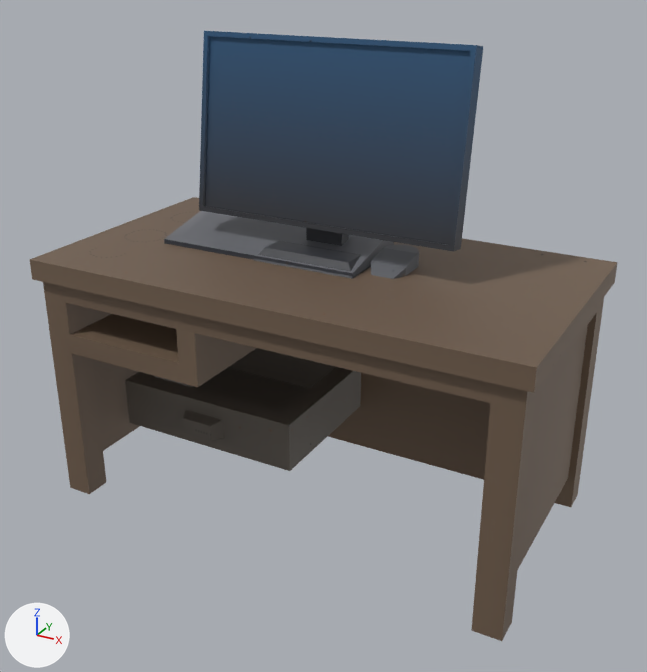
The glTF model unity/Assets/Art/BlenderBaked/prop-desk/mesh_prop-desk.glb, before and after one commit.
Both versions are drawn from a camera (50 mm lens) standing at (1.459, -1.352, 1.237) and looking at (0.577, 0.252, 0.435). The lights are fixed; the arrows at lower left show +X, +Y and +Z. The first picture is the older version. Vertices at exactly the same position are counted once.

Script lines for the objects in view, before the commit:
```python
me_mesh_desk = bpy.data.meshes.new('Mesh desk')
me_mesh_desk.from_pydata(...)  # 191 vertices, 362 faces; spans x -0.016..1.124, y -0.016..0.59, z 0.0..1.062
me_mesh_desk.materials.append(mat_m_prop_desk)
ob_mesh_prop_desk = bpy.data.objects.new('mesh_prop-desk', me_mesh_desk)
ob_mesh_prop_desk.location = (0.0, 0.0, 0.0)
```
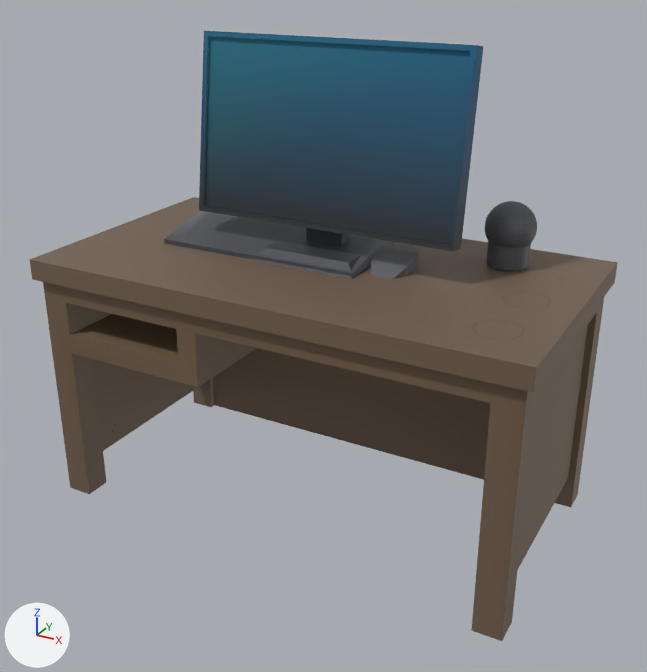
Edits to the bpy script that builds the scene:
```text
Change me_mesh_desk:
    used by ob_mesh_prop_desk; location = (0.0, 0.0, 0.0)
    remove me_mesh_desk.from_pydata(...)  # 191 vertices, 362 faces; spans x -0.016..1.124, y -0.016..0.59, z 0.0..1.062
    add me_mesh_desk.from_pydata(...)  # 717 vertices, 1411 faces; spans x -0.016..1.124, y -0.016..0.59, z 0.0..1.062
    me_mesh_desk part 1: a new loose piece, a 32-sided cylinder along z spanning x 0.874..0.964, y 0.412..0.502, z 0.6..0.65, in mat_m_prop_desk
    me_mesh_desk part 2: a new loose piece, a UV sphere (32 segments, 16 rings, poles along z) spanning x 0.864..0.974, y 0.402..0.512, z 0.627..0.737, in mat_m_prop_desk
    me_mesh_desk part 3: the loose piece of 24 vertices spanning x 0.062..0.536, y 0.135..0.56, z 0.119..0.24 is deleted
    me_mesh_desk part 4: 253 kept faces spanning x -0.016..1.124, y -0.016..0.59, z 0.0..1.062 get new vertex colours
    other edits to the shape of me_mesh_desk do not show in these pictures
```

Pixel boxes [x1, y1, x2, y2] of what changed, in the pictures (647 x 672 px):
part 1 of me_mesh_desk, added
    after: [487, 241, 531, 271]
part 2 of me_mesh_desk, added
    after: [485, 201, 537, 248]
part 3 of me_mesh_desk, deleted
    before: [125, 348, 361, 471]
part 4 of me_mesh_desk, recoloured
    both: [122, 31, 534, 437]
